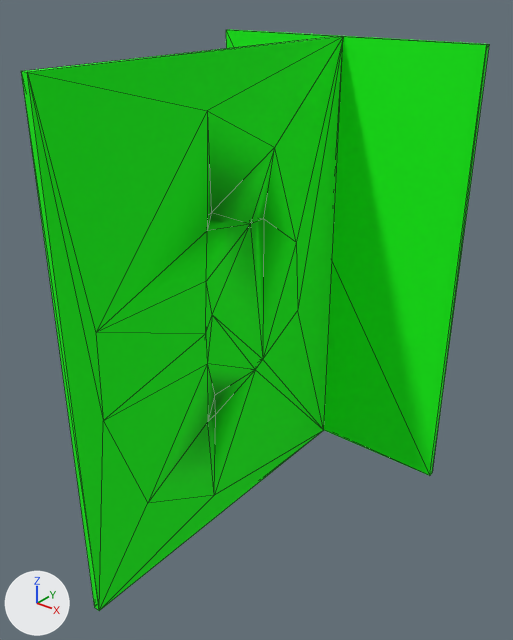
The OBJ model Assets/system_box.obj: old version first, new version second.
One viewpoint serves both versions: a camera (50 mm lens) standing at (1568.0, -1129.0, 932.0) and looking at (421.0, 304.0, 43.0). Lighting does not change. The marker at lower left points along +X, +Y and +Z. Mesh edges are drawn as thin lines. Where no turn or scale is listed for an object, it has been applied to the vertices.

In view in the first picture: 'system_box'.
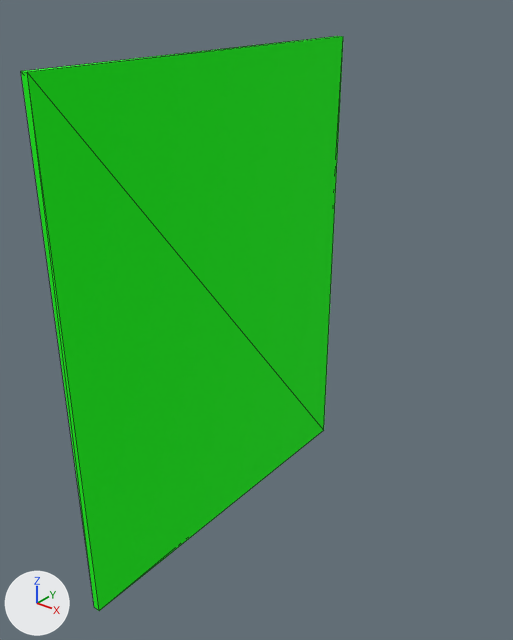
What differs and where, as boxes (x1, y1, x2, y2) in the pictures (513 x 640 px):
'system_box', reshaped (31% narrower)
    before: (21, 29, 489, 611)
    after: (21, 36, 343, 611)
part 1 of me_system_box, deleted (green)
    before: (226, 29, 489, 476)
part 2 of me_system_box, cut back
    both: (21, 37, 343, 611)

Patch to the scene script:
```diff
--- a/Assets/system_box.obj.py
+++ b/Assets/system_box.obj.py
@@ me_system_box @@
 # used by ob_system_box; location = (0.0, 0.0, 0.0)
-me_system_box.from_pydata(...)  # 56 vertices, 121 faces; spans x -105.0..795.0, y -301.0..819.0, z -631.0..769.0
+me_system_box.from_pydata(...)  # 8 vertices, 12 faces; spans x 335.0..355.0, y -301.0..799.0, z -631.0..769.0
+# me_system_box part 1: the loose piece of 8 vertices spanning x -105.0..795.0, y 799.0..819.0, z -631.0..769.0 is deleted
+# me_system_box part 2
+# 40 vertices are removed from x 335.0..355.0, y -216.0..603.0, z -540.0..634.0
+# 105 faces are deleted
+# 8 new faces join them
 me_system_box.materials.append(mat_material6)
```
